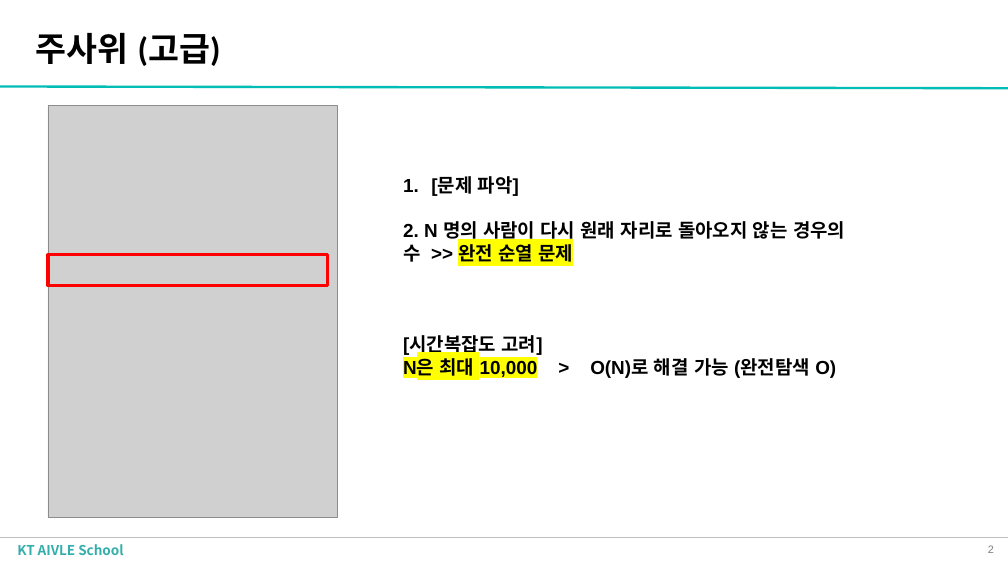
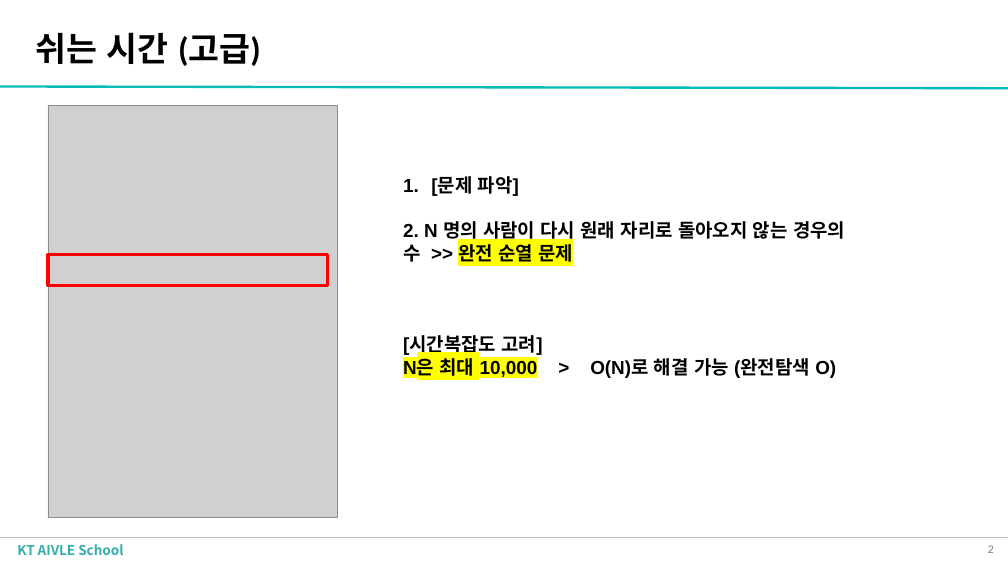
Before and after one commit to yangjung-woo/KT-Workspace, a slide deck: slide 2 of KT_coding_masters/2차 코딩마스터즈/쉬는시간(구현).pptx. Drawn at 1008x567 pixels with LibreOffice and Linux fonts; fonts in the diff are those of the drawing; grey boxes stand for pictures; background and template pictures are left out. Boxes give left, top, right and bottom in pixels: in the first picture for what was removed or moved away, otherwise in the second. Text is boxed around its words. In the diff, an @@ line names an element or a change of style, - is before the commit and + after.

```diff
--- a/KT_coding_masters/2차 코딩마스터즈/쉬는시간(구현).pptx
+++ b/KT_coding_masters/2차 코딩마스터즈/쉬는시간(구현).pptx
@@ title at (x1=35, y1=32, x2=261, y2=66): text changed @@
-주사위 (고급)
+쉬는 시간 (고급)
```
Also in this commit, not shown: 5 other files.
